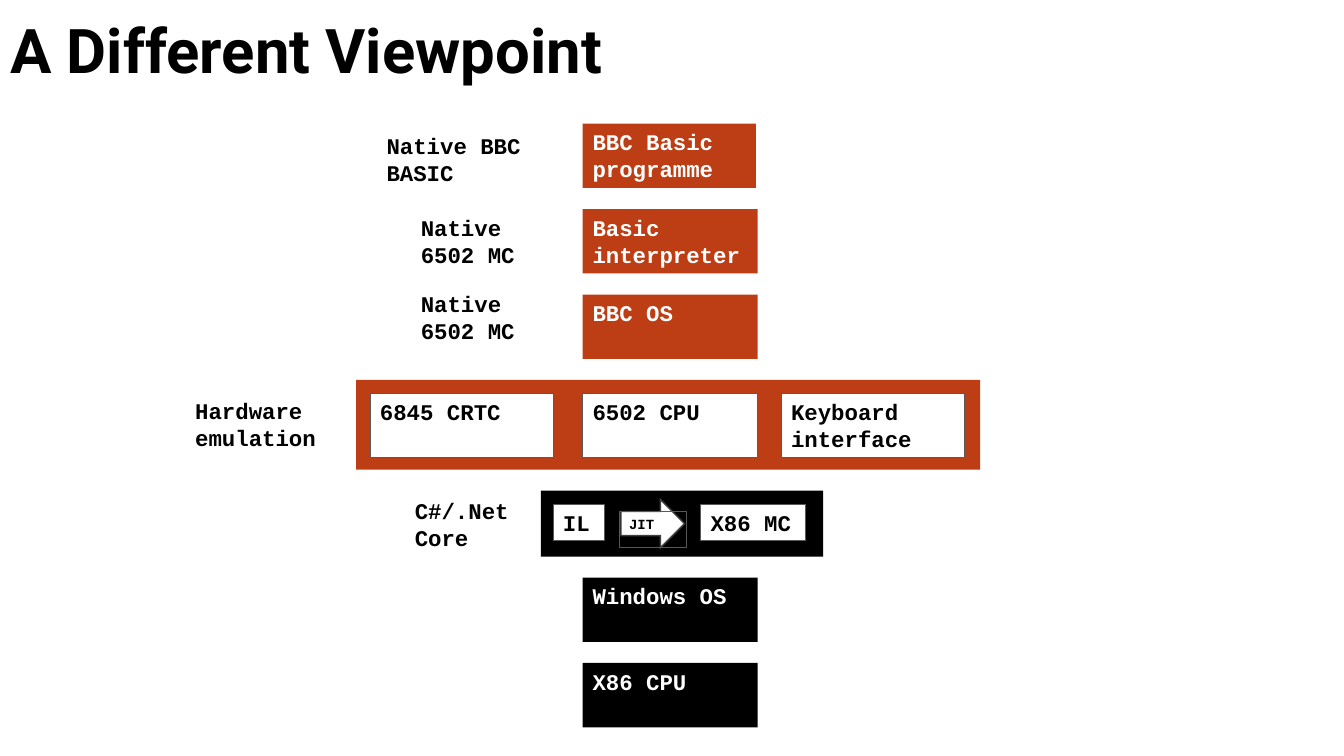
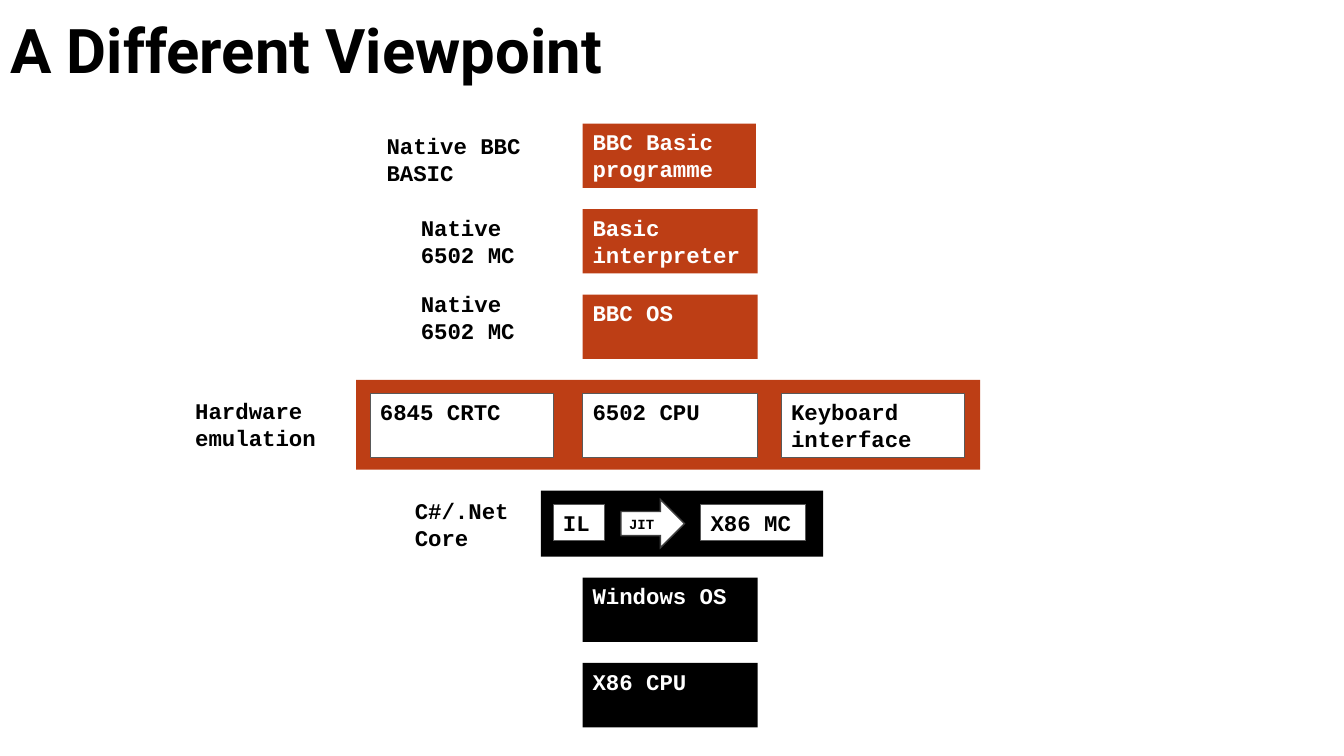
Before and after one commit to skagra/bbc-micro, a slide deck: slide 19 of Demo/BBCMicro.pptx. Drawn at 1344x756 pixels with LibreOffice and Linux fonts; fonts in the diff are those of the drawing; background and template pictures are left out. Boxes give left, top, right and bottom in pixels: in the first picture for what was removed or moved away, otherwise in the second. Text is boxed around its words. In the diff, an @@ line names an element or a change of style, - is before the commit and + after.

```diff
--- a/Demo/BBCMicro.pptx
+++ b/Demo/BBCMicro.pptx
@@ text "JIT": place and size @@
-text "JIT" at bbox=[619, 511, 687, 547]
+text "JIT" at bbox=[629, 519, 654, 529]
@@ text "JIT" at bbox=[629, 519, 654, 529]: outline #595959 0.5 pt to none @@
```
Also in this commit, not shown: 6 other slides changed, 2 other files.
